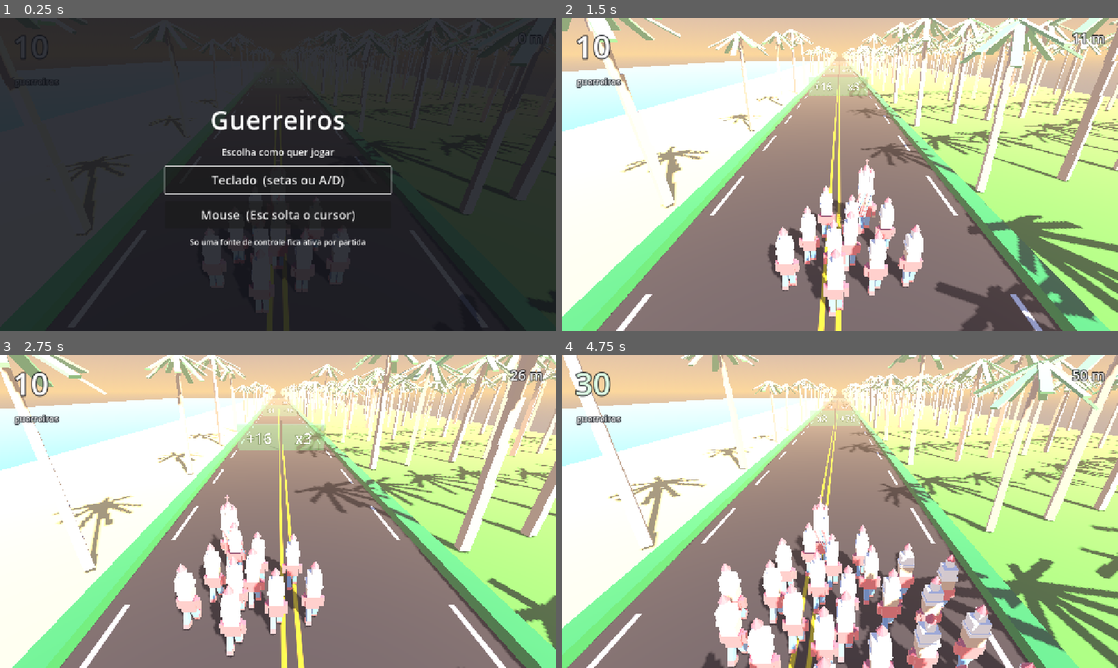
Above: before the commit, frames 1-4 (two rows, left to right).
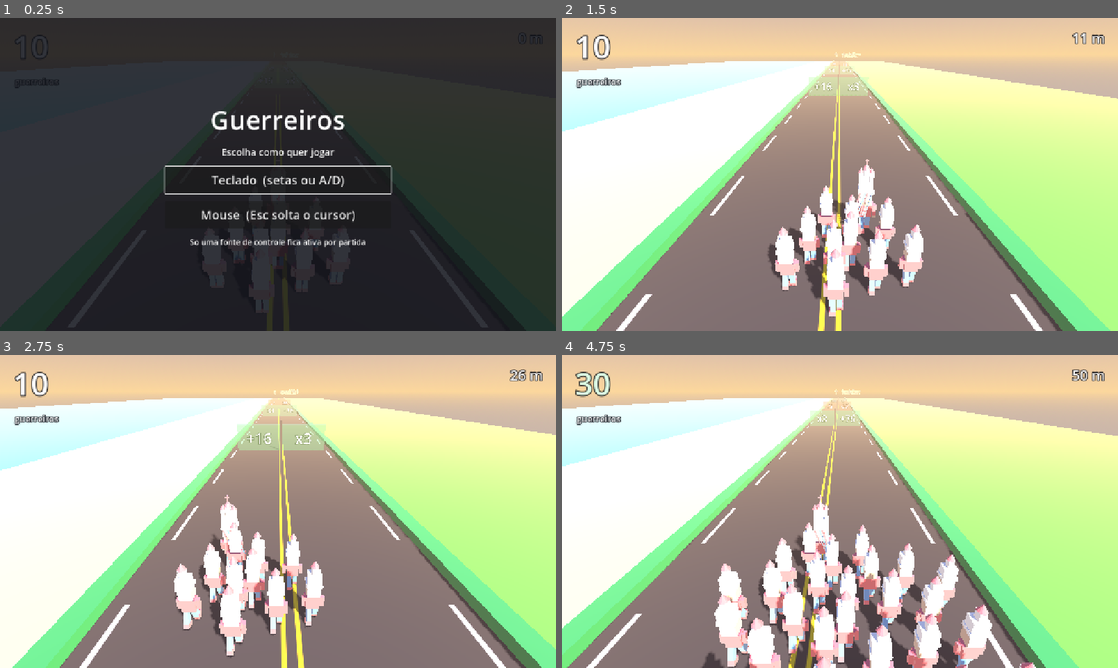
Above: after the commit, the same moments.

Repository: 3runorocha/COMP381-Projeto
Game: Godot game, scene res://scenes/Main.tscn
The game is run twice, just before and just after one commit, with the same random seed, the same clock (stepped at 60 frames per second) and the same inputs.
Inputs (mouse positions are in pixels of both pictures, inside the frame that each line leads up to):
- Up to frame 1 (0.25 s): no input
- Up to frame 2 (1.5 s): click "Teclado (setas ou A/D)" at 0.5 s; tap Enter (ui_accept) at 1.25 s; move the mouse to (962, 158) at 1.27 s; hold Right (mover_direita) from 1.28 s (still down); click (962, 158) at 1.42 s
- Up to frame 3 (2.75 s): tap Enter (ui_accept) at 1.52, 2.27 s; move the mouse to (166, 527) at 2.02 s; release Right (mover_direita) at 2.03 s; hold Left (mover_esquerda) from 2.03 s (still down)
- Up to frame 4 (4.75 s): move the mouse to (895, 442) at 2.77 s; release Left (mover_esquerda) at 2.78 s; hold Right (mover_direita) 2.78-4.28 s; move the mouse to (812, 574) at 3.52 s; click (812, 574) at 3.67 s; tap Enter (ui_accept) at 3.77, 4.52 s; move the mouse to (1006, 558) at 4.27 s; hold Left (mover_esquerda) from 4.28 s (still down)

The runs differ from the first frame. In frame 2, 18% of the frame differs, in the area x 0-100%, y 0-100%; in frame 3, 15%; in frame 4, 19%.

Commit message:
Coqueiro nasce invisivel: distance_fade no material
Afastar o nascimento tinha reduzido a piscada umas seis vezes e Bruno
continuou vendo. Isso ensinou o que faltava: o problema nao e o QUANTO cada
coqueiro aparece, e cem aparecerem no MESMO quadro. Mudanca correlacionada e
detectada mesmo com 2 por cento de contraste, entao baixar contraste nao
resolve. O alfa precisa ser zero no nascimento.

O material do coqueiro ganha distance_fade somindo por completo em 660,
enquanto o nascimento acontece em 710. Nasce invisivel, e quantos nascem de
uma vez deixa de importar.

Modo dither por pixel, nao alfa: alfa de verdade entraria na fila dos
transparentes, ordenada objeto a objeto, e isso custa caro com centenas de
pecas. Dither resolve no proprio pixel e continua escrevendo profundidade.

Os materiais sao criados UMA vez e compartilhados pelos 690 coqueiros, que
usam a mesma malha.

Co-Authored-By: Claude Opus 5 <noreply@anthropic.com>

Diff:
--- a/scripts/pista/roadside.gd
+++ b/scripts/pista/roadside.gd
@@ -53,6 +53,16 @@
 ## apagaria justamente o que faz um lado ser praia e o outro nao.
 @export var fileiras_grama: int = 8
 @export var passo_entre_fileiras: float = 4.4
+## Distancia em que o coqueiro termina de sumir.
+##
+## Precisa ser MENOR que `alcance`, para o coqueiro nascer com alfa zero e nao
+## com alfa baixo. Reduzir a visibilidade no nascimento nao bastou: cem deles
+## aparecendo no MESMO quadro e mudanca correlacionada, e o olho acusa isso
+## mesmo com 2 por cento de contraste. Com o sumico completo antes da borda,
+## o numero de coqueiros que nascem deixa de importar.
+@export var distancia_sumico: float = 660.0
+## Em quantas unidades antes disso ele comeca a sumir.
+@export var faixa_sumico: float = 160.0
 
 var _player: Node3D = null
 var _rng := RandomNumberGenerator.new()
@@ -86,6 +96,7 @@
 ## andar um periodo, cada vaga esta ocupada por um coqueiro igual ao que
 ## ocupava aquele ponto antes.
 func _plantar() -> void:
+    var materiais := _materiais_que_somem()
     var por_periodo := int(round(periodo / espacamento))
     var vagas := int(ceil((cauda + alcance) / espacamento))
 
@@ -117,3 +128,50 @@
                 cauda - float(i) * espacamento - recuo)
             arvore.rotation.y = giros[k]
             arvore.scale = Vector3.ONE * tamanhos[k]
+            _aplicar_sumico(arvore, materiais)
+
+
+## Materiais do coqueiro com sumico por distancia, criados UMA vez.
+##
+## Uma copia so, compartilhada por todos: sao centenas de coqueiros usando a
+## mesma malha, e duplicar material por instancia desperdicaria memoria sem
+## mudar nada na tela.
+##
+## O modo e dither por pixel, nao alfa: alfa de verdade entraria na fila dos
+## transparentes, que e ordenada objeto a objeto e custa caro com centenas de
+## pecas. Dither resolve no proprio pixel e continua escrevendo profundidade.
+func _materiais_que_somem() -> Array[Material]:
+    var modelo: Node3D = cena_coqueiro.instantiate()
+    var malha := _achar_malha(modelo)
+    var saida: Array[Material] = []
+    if malha != null:
+        for i in malha.mesh.get_surface_count():
+            var base := malha.mesh.surface_get_material(i)
+            if base is StandardMaterial3D:
+                var copia: StandardMaterial3D = base.duplicate()
+                copia.distance_fade_mode = BaseMaterial3D.DISTANCE_FADE_PIXEL_DITHER
+                copia.distance_fade_max_distance = distancia_sumico
+                copia.distance_fade_min_distance = distancia_sumico - faixa_sumico
+                saida.append(copia)
+            else:
+                saida.append(base)
+    modelo.queue_free()
+    return saida
+
+
+func _aplicar_sumico(arvore: Node3D, materiais: Array[Material]) -> void:
+    var malha := _achar_malha(arvore)
+    if malha == null:
+        return
+    for i in mini(materiais.size(), malha.get_surface_override_material_count()):
+        malha.set_surface_override_material(i, materiais[i])
+
+
+func _achar_malha(no: Node) -> MeshInstance3D:
+    for f in no.get_children():
+        if f is MeshInstance3D:
+            return f
+        var r := _achar_malha(f)
+        if r != null:
+            return r
+    return null
Not shown, changed: CLAUDE.md
